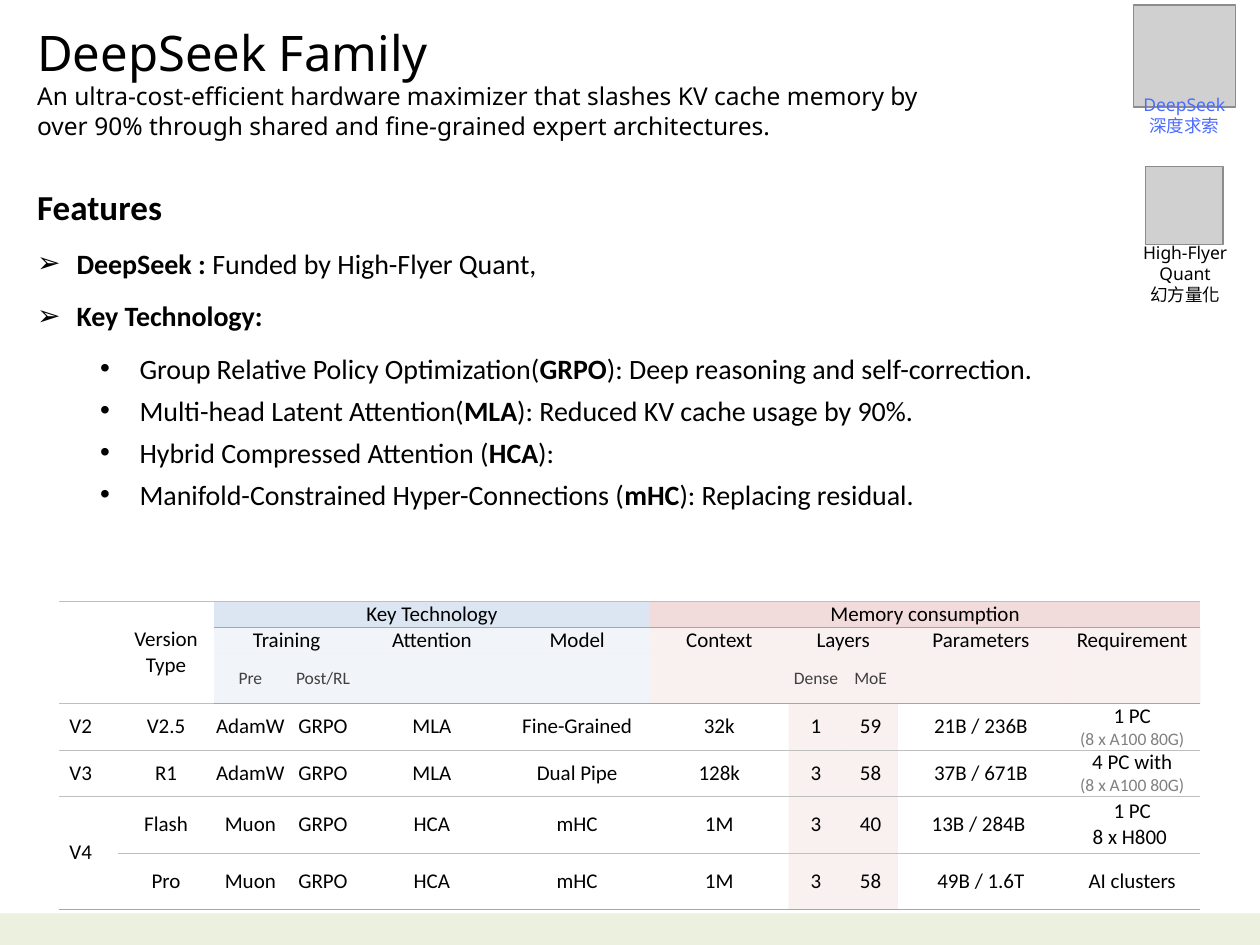
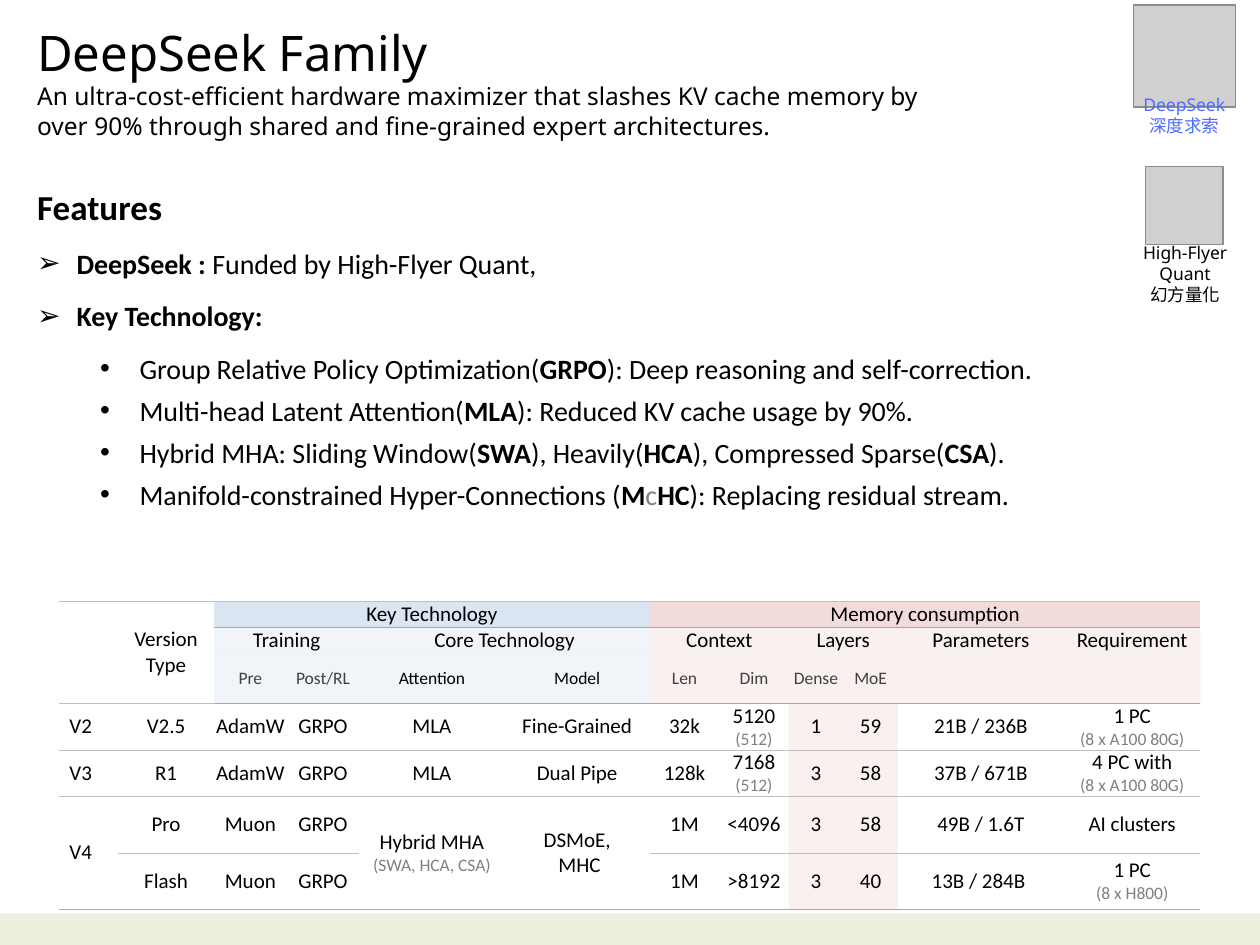
Before and after one commit to navibator/crazy-ai, a slide deck: slide 37 of ai.pptx. Drawn at 1260x945 pixels with LibreOffice and Linux fonts; fonts in the diff are those of the drawing; grey boxes stand for pictures. Boxes give left, top, right and bottom in pixels: in the first picture for what was removed or moved away, otherwise in the second. Text is boxed around its words. In the diff, an @@ line names an element or a change of style, - is before the commit and + after.

```diff
--- a/ai.pptx
+++ b/ai.pptx
@@ text at (140, 442, 1009, 510): text changed @@
-  • Hybrid Compressed Attention (HCA):
-  • Manifold-Constrained Hyper-Connections (mHC): Replacing residual.
+  • Hybrid MHA: Sliding Window(SWA), Heavily(HCA), Compressed Sparse(CSA).
+  • Manifold-constrained Hyper-Connections (McHC): Replacing residual stream.
@@ table at (59, 601, 1200, 905) @@
-column 2, row 6: Flash
+column 2, row 6: Pro
-column 2, row 7: Pro
+column 2, row 7: Flash
-column 5:  | Attention |  | MLA | MLA | HCA | HCA
-column 6:  | Model |  | Fine-Grained | Dual Pipe | mHC | mHC
-column 7: Memory consumption | Context |  | 32k | 128k | 1M | 1M
+column 5:  | Core Technology | Attention | MLA | MLA | Hybrid MHA / (SWA, HCA, CSA) | 
+column 6:  |  | Model | Fine-Grained | Dual Pipe | DSMoE, / MHC | 
+column 7: Memory consumption | Context | Len | 32k | 128k | 1M | 1M
+column 8:  |  | Dim | 5120 (512) | 7168 / (512) | <4096 | >8192
-column 10, row 6: 40
+column 10, row 6: 58
-column 10, row 7: 58
+column 10, row 7: 40
-column 11, row 6: 13B / 284B
+column 11, row 6: 49B / 1.6T
-column 11, row 7: 49B / 1.6T
+column 11, row 7: 13B / 284B
-column 12, row 6: 1 PC / 8 x H800
+column 12, row 6: AI clusters
-column 12, row 7: AI clusters
+column 12, row 7: 1 PC / (8 x H800)
```
Also in this commit, not shown: 5 other slides changed.
